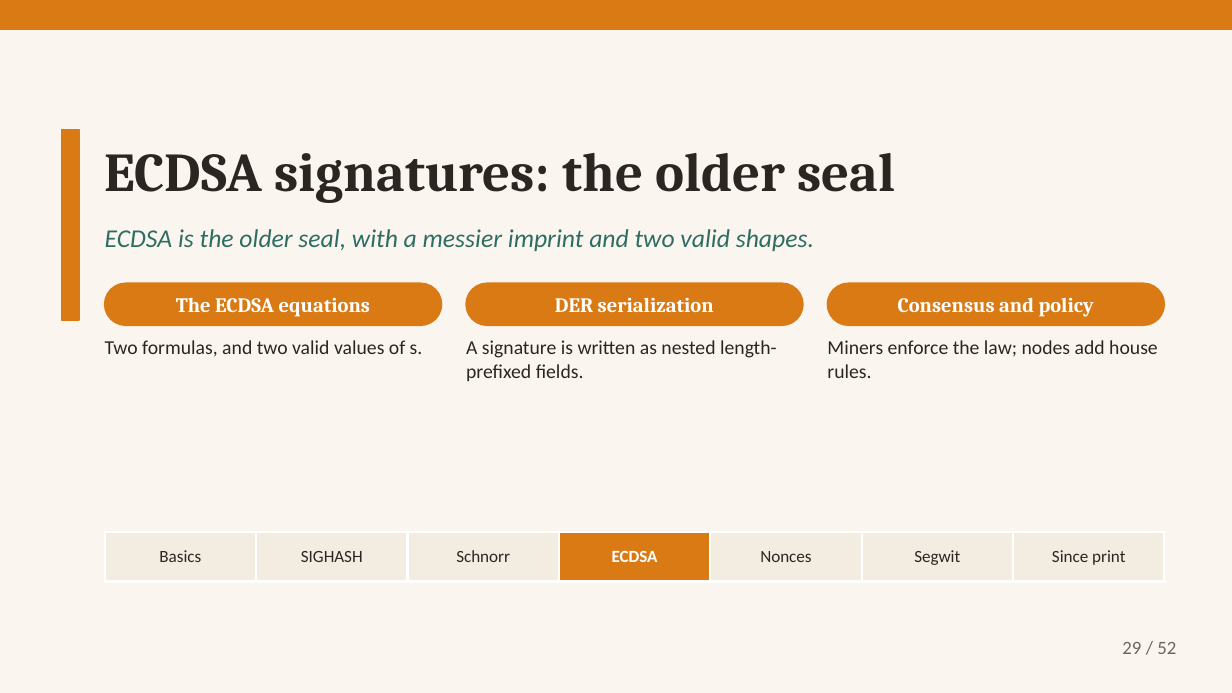
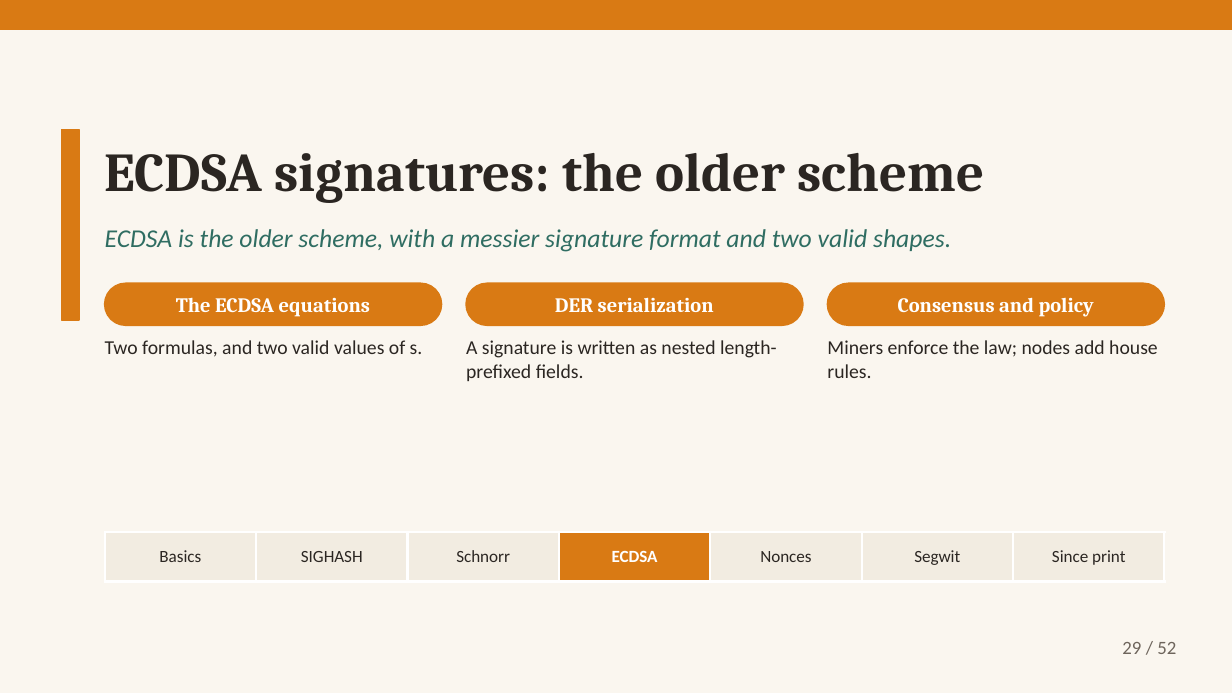
Before and after one commit to altunelyusuf/SEN0401, a slide deck: slide 29 of 03-materials/ch08/SEN0401_Ch08_DigitalSignatures_3e_v2_4_0.pptx. Drawn at 1232x693 pixels with LibreOffice and Linux fonts; fonts in the diff are those of the drawing. Boxes give left, top, right and bottom in pixels: in the first picture for what was removed or moved away, otherwise in the second. Text is boxed around its words. In the diff, an @@ line names an element or a change of style, - is before the commit and + after.

```diff
--- a/03-materials/ch08/SEN0401_Ch08_DigitalSignatures_3e_v2_4_0.pptx
+++ b/03-materials/ch08/SEN0401_Ch08_DigitalSignatures_3e_v2_4_0.pptx
@@ text at (105, 153, 984, 203): text changed @@
-ECDSA signatures: the older seal
+ECDSA signatures: the older scheme
@@ text at (105, 229, 951, 252): text changed @@
-ECDSA is the older seal, with a messier imprint and two valid shapes.
+ECDSA is the older scheme, with a messier signature format and two valid shapes.
```
Also in this commit, not shown: 6 other slides changed, 3 other files.
